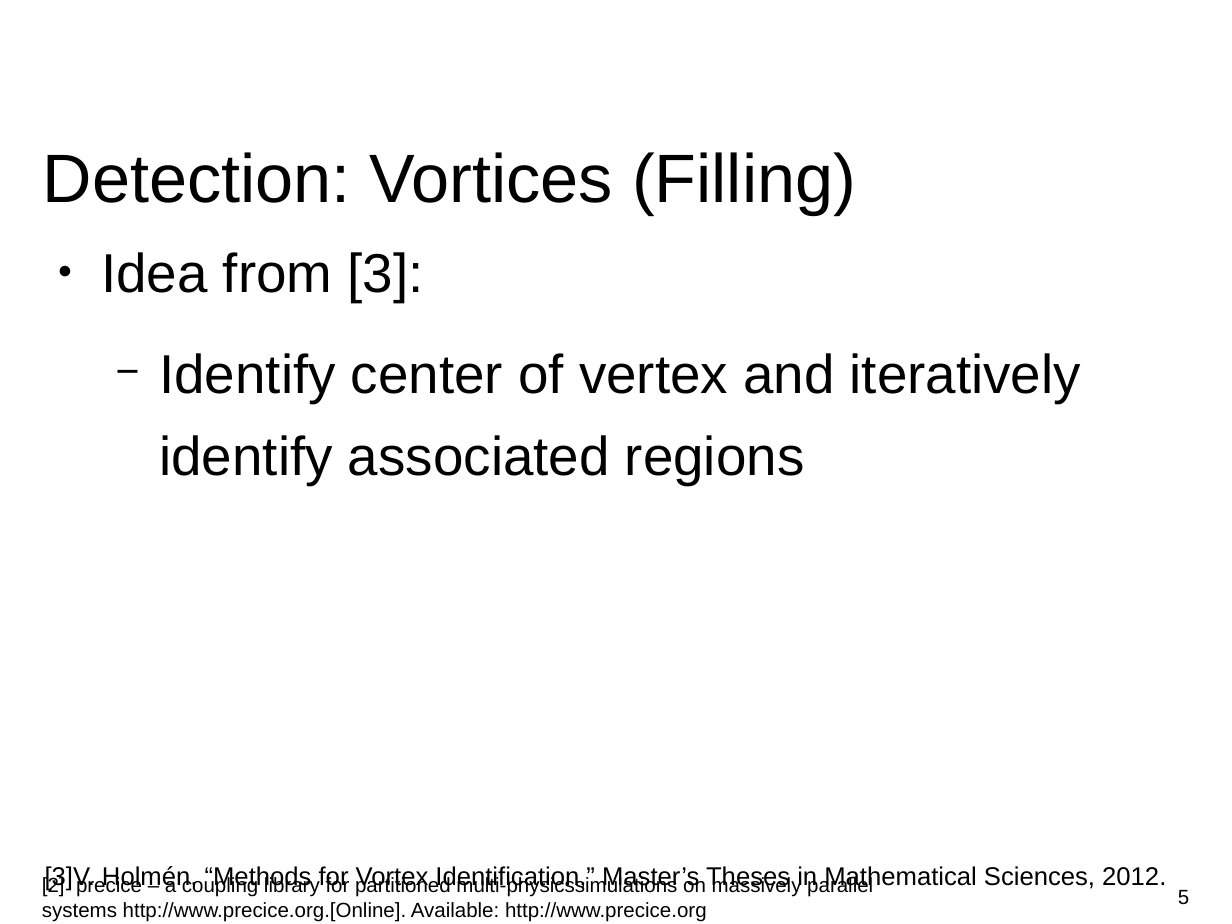
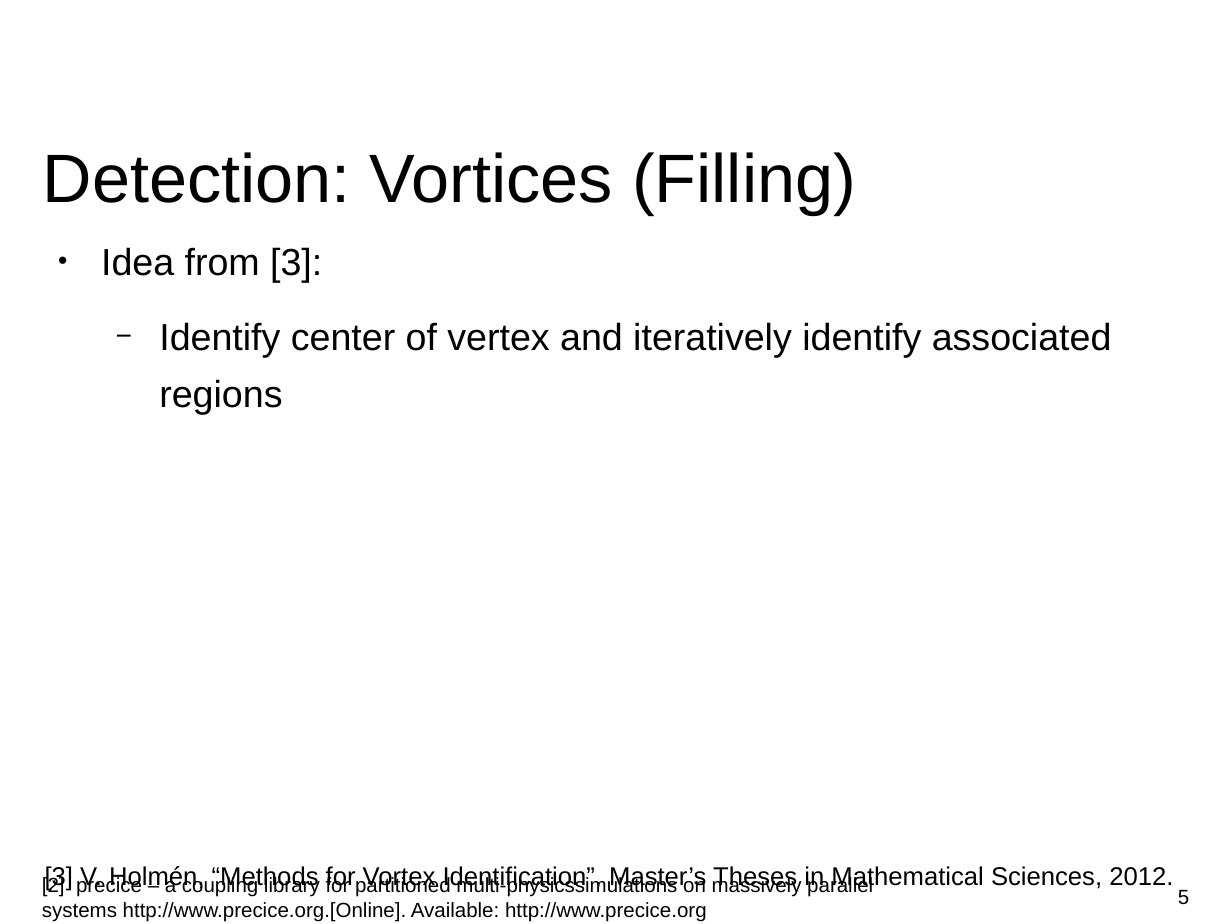
Before and after one commit to huangq1234553/cfd-lab, a slide deck: slide 5 of Presentation/Presentation.odp. Drawn at 1232x924 pixels with LibreOffice and Linux fonts; fonts in the diff are those of the drawing; background and template pictures are left out. Boxes give left, top, right and bottom in pixels: in the first picture for what was removed or moved away, otherwise in the second. Text is boxed around its words. In the diff, an @@ line names an element or a change of style, - is before the commit and + after.

```diff
--- a/Presentation/Presentation.odp
+++ b/Presentation/Presentation.odp
@@ text "Idea from [3]:" at box(101, 247, 1112, 414): size 32 to 22 pt @@
@@ text at box(45, 866, 1173, 891): text changed @@
-[3]V. Holmén, “Methods for Vortex Identification,” Master’s Theses in Mathematical Sciences, 2012.
+[3] V. Holmén, “Methods for Vortex Identification”, Master’s Theses in Mathematical Sciences, 2012.
```
Also in this commit, not shown: 14 other slides changed.
